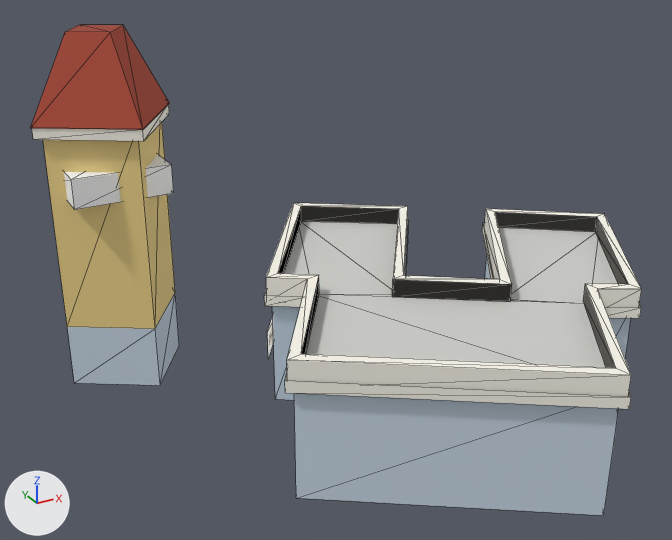
An edit to the glTF model game/models/hero/fortzoutman.glb, drawn before and after from the same camera.
Rendered twice from a 50 mm lens placed at (-23.8, -40.1, 27.3), pointed at (-2.4, -1.2, 7.9). The axes (+X, +Y, +Z) are drawn at lower left. The lights are the same throughout. The older version comes first. Mesh edges are drawn as thin lines. Objects named as collision shapes, trigger or cutter boxes, shadow casters or lower levels of detail are left out. Where no turn or scale is listed for an object, it has been applied to the vertices. Vertices at exactly the same position are counted once.

The older version as bpy lines, for what is in view:
```python
mat_facade = principled_material('facade')
mat_facade.base_color = (0.863, 0.658, 0.254)  # yellow #efd48a
mat_facade.roughness = 0.85
me_fortzoutman_lod0 = bpy.data.meshes.new('fortzoutman_lod0')
me_fortzoutman_lod0.from_pydata(...)  # 136 vertices, 180 faces; spans x -15.9..15.9, y -14.2..14.2, z -9.7..9.7
# faces by material slot: [32, 10, 106, 8, 10, 12, 2]
me_fortzoutman_lod0.materials.append(mat_ground)
me_fortzoutman_lod0.materials.append(mat_roof)  # light grey #d0d0cc
me_fortzoutman_lod0.materials.append(mat_trim)  # white #fbf7ec
me_fortzoutman_lod0.materials.append(mat_facade)  # yellow #efd48a
me_fortzoutman_lod0.materials.append(mat_tile)  # red #9e3f2b
me_fortzoutman_lod0.materials.append(mat_clock)  # white #ffffff
me_fortzoutman_lod0.materials.append(mat_sign)
ob_fortzoutman_lod0 = bpy.data.objects.new('fortzoutman_lod0', me_fortzoutman_lod0)
ob_fortzoutman_lod0.location = (0.77, -2.06, 9.75)
```
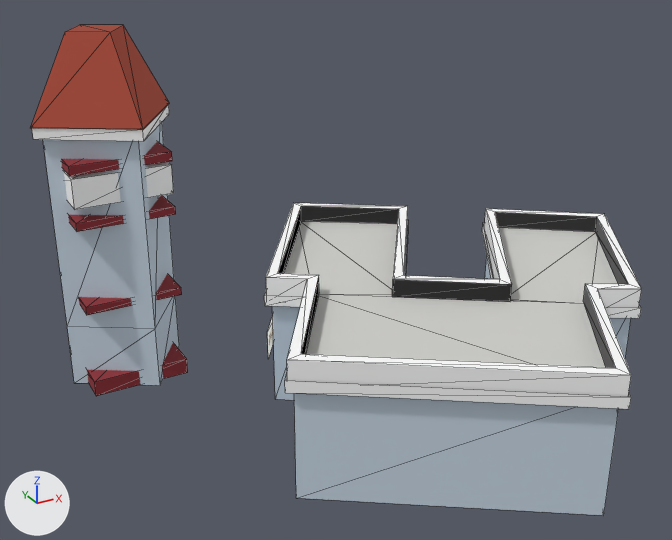
Patch to the scene script:
```diff
--- a/game/models/hero/fortzoutman.glb.py
+++ b/game/models/hero/fortzoutman.glb.py
@@ mat_facade @@
 mat_facade = principled_material('facade')
-mat_facade.base_color = (0.863, 0.658, 0.254)  # yellow #efd48a
+mat_facade.base_color = (0.584, 0.687, 0.791)  # pale blue #c9d8e6
 mat_facade.roughness = 0.85
@@ mat_maroon @@
+mat_maroon = principled_material('maroon')
+mat_maroon.base_color = (0.27, 0.0232, 0.0319)  # red #8e2a32
+mat_maroon.roughness = 0.85
@@ me_fortzoutman_lod0 @@
 # used by ob_fortzoutman_lod0; location = (0.77, -2.06, 9.75)
-me_fortzoutman_lod0.from_pydata(...)  # 136 vertices, 180 faces; spans x -15.9..15.9, y -14.2..14.2, z -9.7..9.7
+me_fortzoutman_lod0.from_pydata(...)  # 168 vertices, 228 faces; spans x -15.9..15.9, y -14.2..14.2, z -9.7..9.7
+# me_fortzoutman_lod0 part 1: a new loose piece, a box spanning x -14.66..-9.26, y 7.67..13.07, z -9.75..-8.85, in mat_maroon (red #8e2a32)
+# me_fortzoutman_lod0 part 2: a new loose piece, a box spanning x -14.64..-9.29, y 7.69..13.04, z -4.75..-4.3, in mat_maroon (red #8e2a32)
+# me_fortzoutman_lod0 part 3: a new loose piece, a box spanning x -14.64..-9.29, y 7.69..13.04, z 0.05..0.5, in mat_maroon (red #8e2a32)
+# me_fortzoutman_lod0 part 4: a new loose piece, a box spanning x -14.66..-9.26, y 7.67..13.07, z 3.05..3.55, in mat_maroon (red #8e2a32)
 me_fortzoutman_lod0.materials.append(mat_ground)
@@ me_fortzoutman_lod0 @@
 me_fortzoutman_lod0.materials.append(mat_sign)
+me_fortzoutman_lod0.materials.append(mat_maroon)  # red #8e2a32
```

What differs and where, as boxes (x1, y1, x2, y2) in the pictures (672 x 540 px):
'fortzoutman_lod0', recoloured, reshaped
    both: (31, 25, 641, 515)
part 1 of me_fortzoutman_lod0, added (red)
    after: (87, 343, 188, 396)
part 2 of me_fortzoutman_lod0, added (red)
    after: (79, 273, 182, 315)
part 3 of me_fortzoutman_lod0, added (red)
    after: (69, 195, 176, 232)
part 4 of me_fortzoutman_lod0, added (red)
    after: (61, 141, 172, 176)
